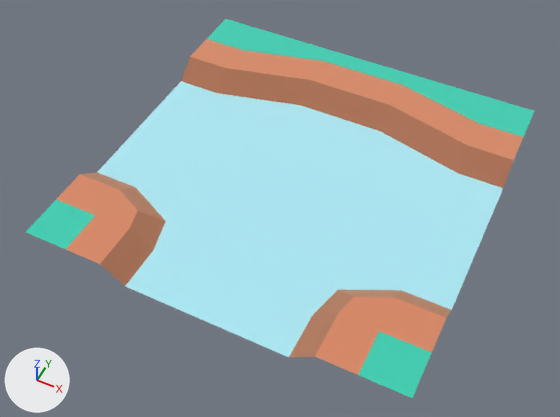
What one commit did to the glTF model packs/nature-kit/ground-riversplit.glb.
Camera for both pictures: a 50 mm camera at (0.603, -1.316, 1.404) aimed at (-0.013, -0.083, -0.137). Lighting does not change. The marker at lower left points along +X, +Y and +Z. The first picture is the older version. Where no turn or scale is listed for an object, it has been applied to the vertices.

Objects in the first picture: 'ground_riverSplit'.
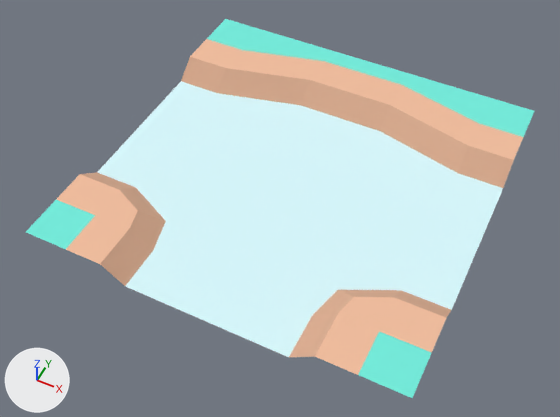
Location of each change, (x1, y1, x2, y2) in pixels of the pictures (560 x 417 px):
'ground_riverSplit', surface changed: (26, 19, 534, 398) in both

Diff of the bpy script that builds the scene:
```diff
--- a/packs/nature-kit/ground-riversplit.glb.py
+++ b/packs/nature-kit/ground-riversplit.glb.py
@@ mat_dirt @@
 mat_dirt.base_color = (0.886, 0.514, 0.341)  # beige #f2be9e
-mat_dirt.metallic = 1.0
 mat_dirt.roughness = 1.0
@@ mat_dirtdark @@
 mat_dirtdark.base_color = (0.71, 0.408, 0.271)  # beige #dbab8e
-mat_dirtdark.metallic = 1.0
 mat_dirtdark.roughness = 1.0
@@ mat_grass @@
 mat_grass.base_color = (0.173, 0.847, 0.722)  # cyan #73eddd
-mat_grass.metallic = 1.0
 mat_grass.roughness = 1.0
@@ mat_water @@
 mat_water.base_color = (0.69, 0.957, 1.0)  # pale blue #d8faff
-mat_water.metallic = 1.0
 mat_water.roughness = 1.0
@@ ob_tmpparent @@
-ob_tmpparent = bpy.data.objects.new('tmpParent', None)
-ob_tmpparent.location = (0.0, 0.0, 0.0)
```
